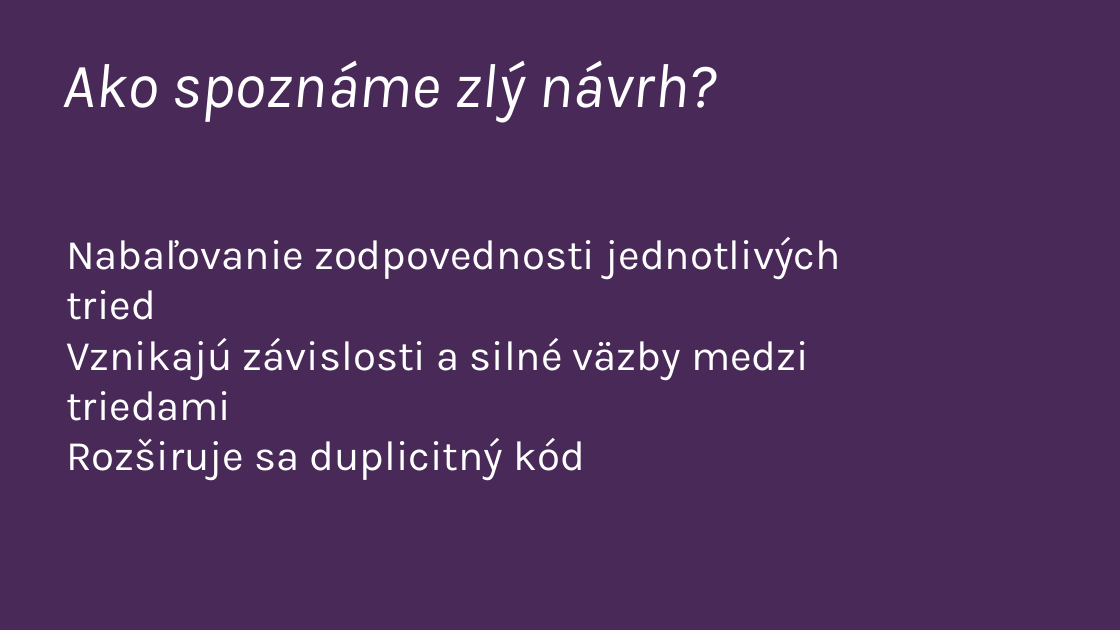
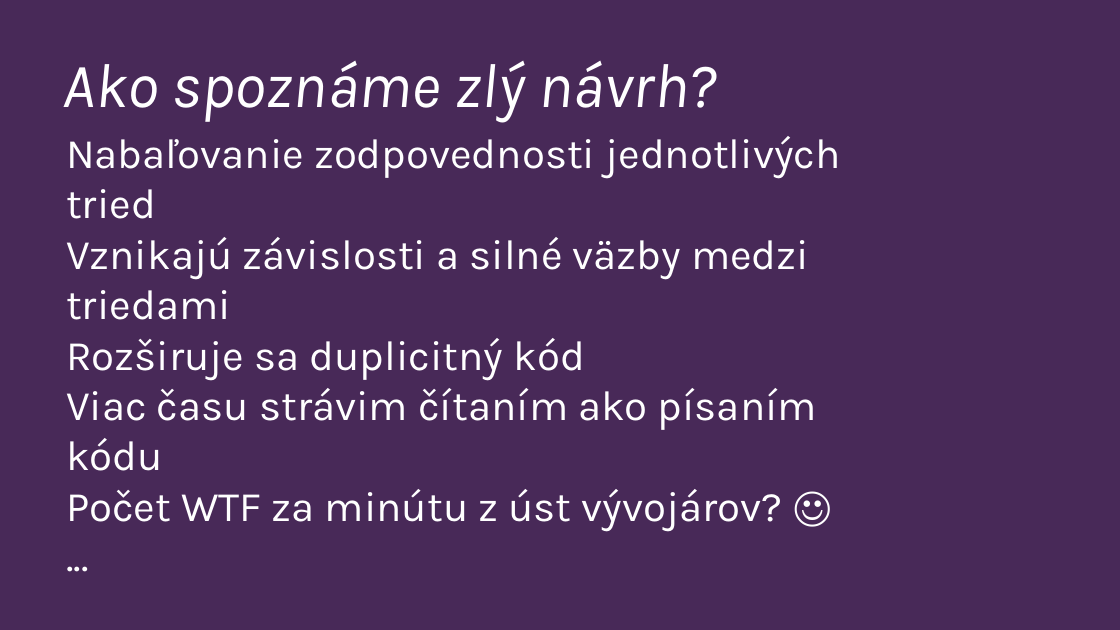
Before and after one commit to Burgyn/SOLID-Principles, a slide deck: slide 4 of SOLIDPrinciples4Kros.pptx (slide 6 before the commit). Drawn at 1120x630 pixels with LibreOffice and Linux fonts; fonts in the diff are those of the drawing. Boxes give left, top, right and bottom in pixels: in the first picture for what was removed or moved away, otherwise in the second. Text is boxed around its words. In the diff, an @@ line names an element or a change of style, - is before the commit and + after.

```diff
--- a/SOLIDPrinciples4Kros.pptx
+++ b/SOLIDPrinciples4Kros.pptx
@@ title at [66,136,840,532]: text changed @@
-Nabaľovanie zodpovednosti jednotlivých tried
-Vznikajú závislosti a silné väzby medzi triedami
-Rozširuje sa duplicitný kód
+Nabaľovanie zodpovednosti jednotlivých tried
+Vznikajú závislosti a silné väzby medzi triedami
+Rozširuje sa duplicitný kód
+Viac času strávim čítaním ako písaním kódu
+Počet WTF za minútu z úst vývojárov? ☺
+...
```
Also in this commit, not shown: 2 other slides changed, 4 slides added, 14 slides removed, 1 other file.
